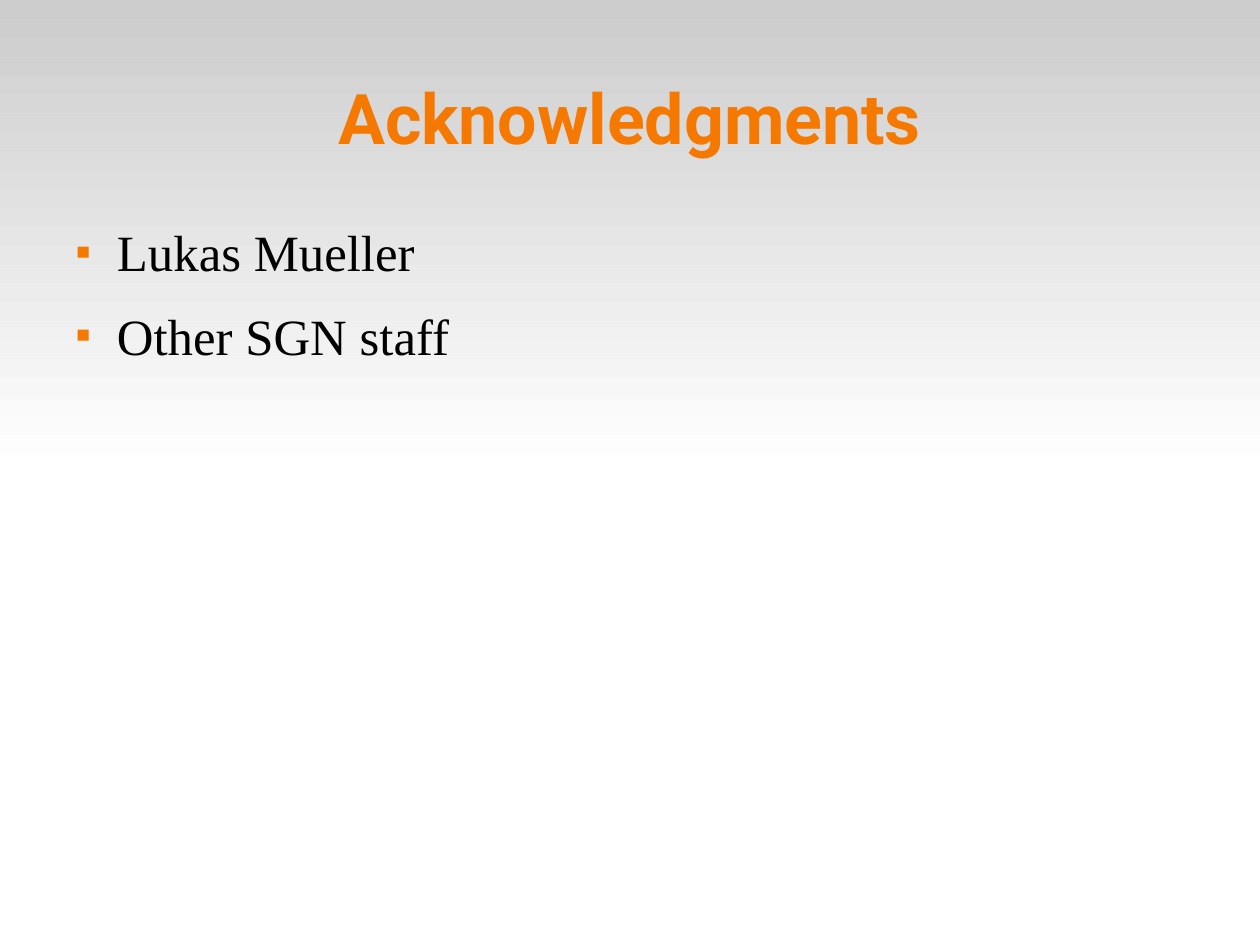
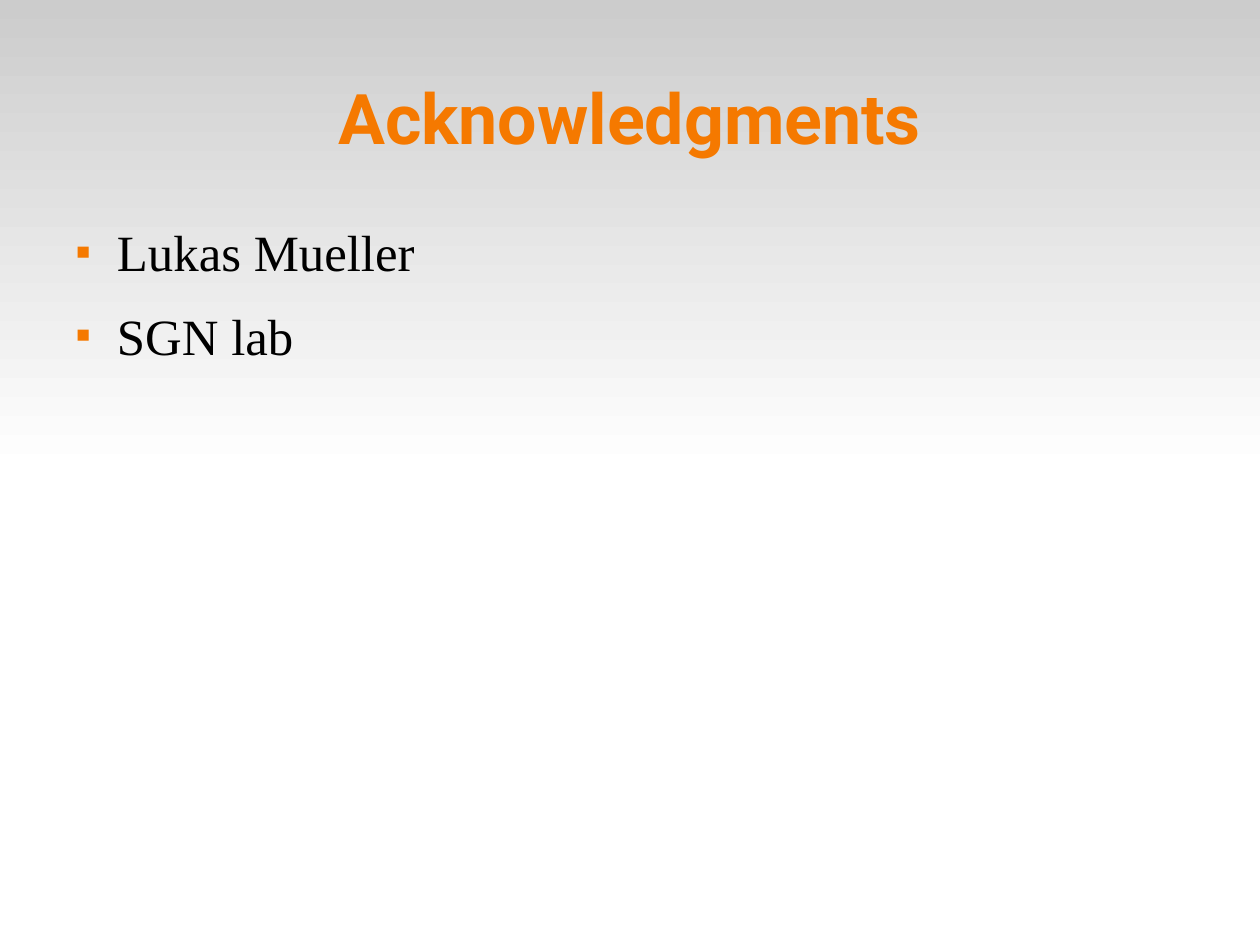
Before and after one commit to solgenomics/Ambikon, a slide deck: slide 24 of doc/presentations/ambikon_intro.odp (slide 23 before the commit). Drawn at 1260x945 pixels with LibreOffice and Linux fonts; fonts in the diff are those of the drawing. Boxes give left, top, right and bottom in pixels: in the first picture for what was removed or moved away, otherwise in the second. Text is boxed around its words. In the diff, an @@ line names an element or a change of style, - is before the commit and + after.

```diff
--- a/doc/presentations/ambikon_intro.odp
+++ b/doc/presentations/ambikon_intro.odp
@@ text at bbox=[117, 319, 293, 356]: text changed @@
-■ Other SGN staff
+■ SGN lab
```
Also in this commit, not shown: 10 other slides changed, 1 slide added, 1 slide removed.
